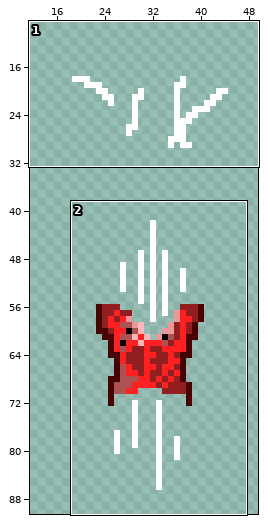
Two states of a pixel-art file, art/surf/objects/box/red_box.aseprite. Above: a wide view before the commit, with the close-up outlined.
Close-up. Before the commit:
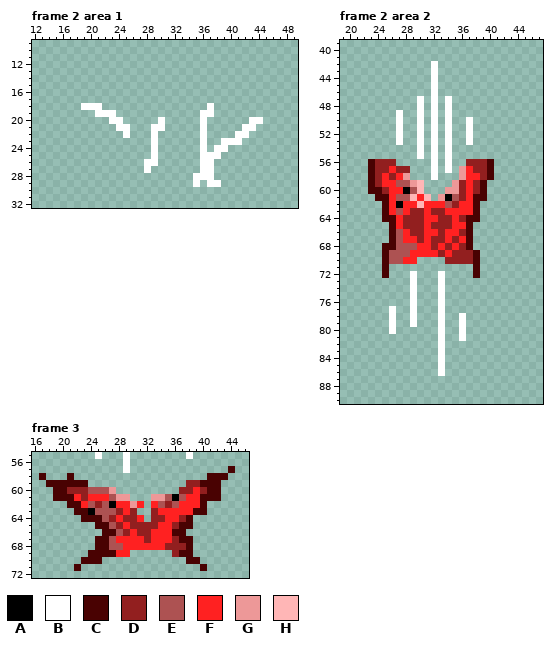
64x128 pixels, 5 frames. Shown: frame 2 area 1: x 12..49, y 9..32; frame 2 area 2: x 19..47, y 39..90; frame 3: x 16..46, y 55..72. The wide view leaves out empty margins. The commit also changed other frames or places, which this record leaves out.
Palette (. is transparent): A #000000  B #ffffff  C #490202  D #921f1f  E #ad5252  F #ff2121  G #ed9898  H #ffb6b6
After the commit:
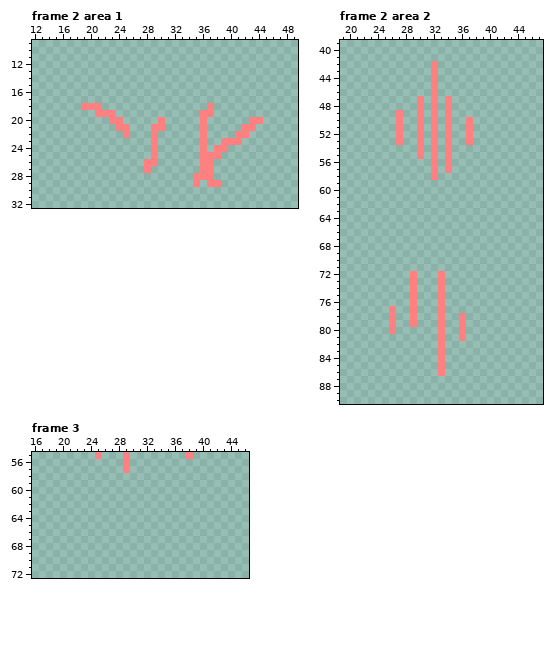
From old to new:
layer "Layer 1" now hidden
colour B: #ffffff -> #ff8080
Frame 2 area 2:
y 56: x 23..26 CDDD -> ....; x 37..40 DDDC -> ....
y 57: x 23..28 CDDFDD -> ......; x 36..40 GFDDC -> .....
y 58: x 23..28 CDFDFG -> ......; x 36..40 GFFDC -> .....
y 59: x 23..30 CDFFEEGH -> ........; x 35..39 GDFDC -> .....
y 60: x 23..30 CCDFFAEH -> ........; x 34..39 GGDFDC -> ......
y 61: x 24..31 CCFEEHFH -> ........; x 33..39 GAEDFCC -> .......
y 62: x 25..38 CFAFFHFFFEDFFC -> ..............
y 63: x 25..38 CFEFDDFDDFFFFC -> ..............
y 64: x 25..38 CCFDDDFFDDFDCC -> ..............
y 65: x 26..37 CFDDDFDDDFFC -> ............
y 66: x 26..37 CEFDDFFDFFDC -> ............
y 67: x 26..37 CEFFDFDDFDFC -> ............
y 68: x 25..37 CCEEEFFDFDFDC -> .............
y 69: x 25..38 CEEEFFFFDFDDDC -> ..............
y 70: x 25..29 CEEFF -> .....; x 34..38 DDDDC -> .....
y 71..72: x 25 C -> .; x 38 C -> .
Frame 3:
y 57: x 44 C -> .
y 58: x 17 C -> .; x 21 C -> .; x 41..43 CCC -> ...
y 59: x 18..23 CCCCCC -> ......; x 38..42 DDCCC -> .....
y 60: x 19..27 CCDDDEEEG -> .........; x 37..42 DDFDCC -> ......
y 61: x 19..29 CCCFDFFFEGG -> ...........; x 33..42 GGEAEFFCCC -> ..........
y 62: x 21..31 CCFEDEAFFGF -> ...........; x 33..40 FEDEFFFC -> ........
y 63: x 22..30 CCAEEEDFD -> .........; x 33..40 DFFFFFCC -> ........
y 64: x 23..31 CCCEDFDDF -> .........; x 33..38 DDFFDC -> ......
y 65: x 25..38 CCEDFDDDDFFDCC -> ..............
y 66: x 26..37 CCEDFDDFFFCC -> ............
y 67: x 25..38 CCEFFFFDFFFDCC -> ..............
y 68: x 25..38 CCEEFFFFFFDDDC -> ..............
y 69: x 24..29 CCCCFF -> ......; x 36..38 DCC -> ...
y 70: x 23..25 CCC -> ...; x 38..39 CC -> ..
y 71: x 22 C -> .; x 40 C -> .
Changed places in both close-ups, as pixel boxes (x1, y1, x2, y2):
changed: (81, 103, 165, 173)
changed: (193, 103, 263, 187)
changed: (368, 61, 494, 376)
changed: (39, 452, 235, 571)
